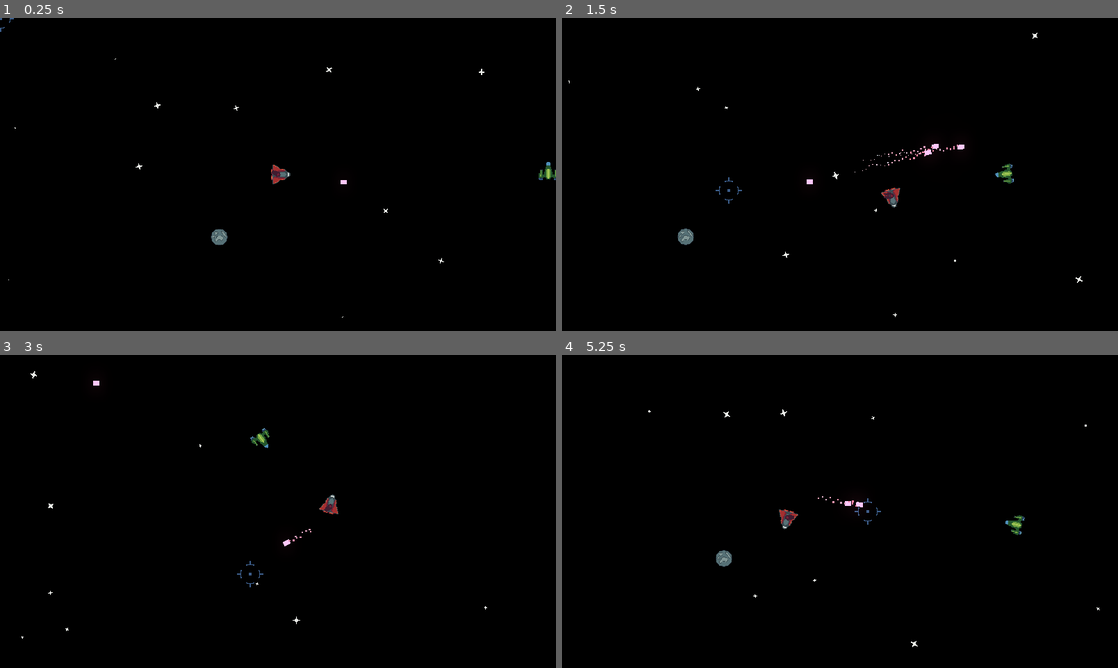
Above: before the commit, frames 1-4 (two rows, left to right).
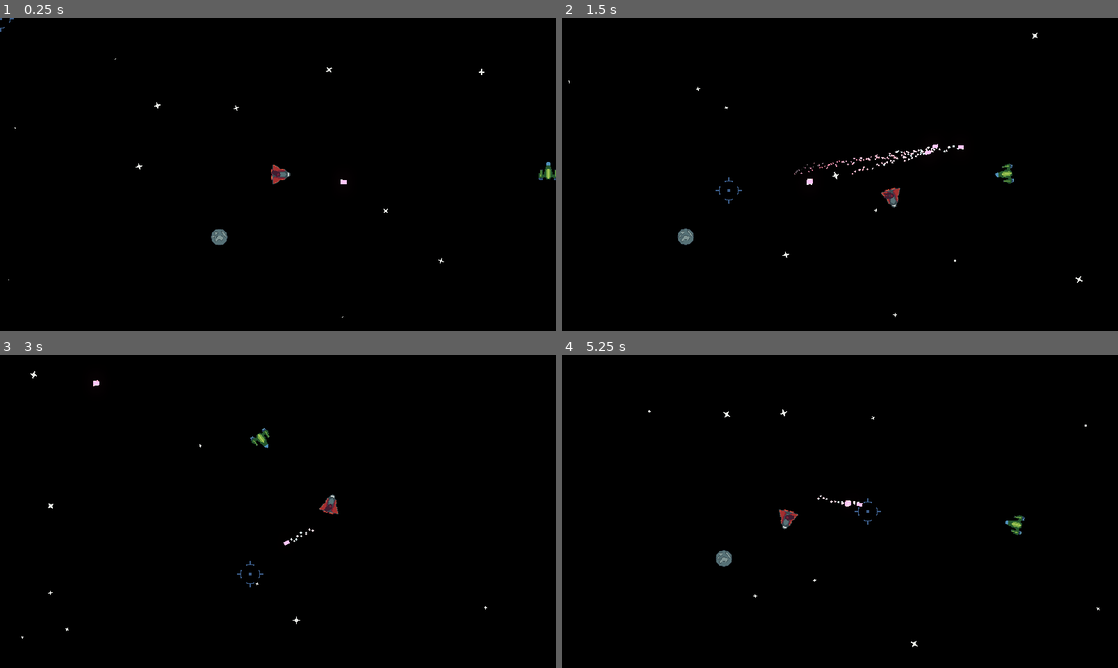
Above: after the commit, the same moments.

Repository: BulsonJ/Space_Shooter
Game: Godot game, scene res://World.tscn
The game is run twice, just before and just after one commit, with the same random seed, the same clock (stepped at 60 frames per second) and the same inputs. The engine's default icon, where the game draws it, is replaced by a stand-in: a white triangle on a blue panel in a dark square.
Inputs (mouse positions are in pixels of both pictures, inside the frame that each line leads up to):
- Up to frame 1 (0.25 s): no input
- Up to frame 2 (1.5 s): move the mouse to (962, 158) at 0.52 s; press the mouse at (962, 158) at 0.53 s; hold D (move_right) 0.53-1.28 s; move the mouse to (728, 190) at 1.27 s; release the mouse at (728, 190) at 1.28 s; hold S (move_down) from 1.28 s (still down); tap 1 (weapon_1) at 1.35 s
- Up to frame 3 (3 s): move the mouse to (333, 442) at 2.02 s; release S (move_down) at 2.03 s; hold D (move_right) 2.03-2.78 s; hold 2 (weapon_2) 2.03-2.78 s; move the mouse to (250, 574) at 2.77 s; hold W (move_up) from 2.78 s (still down); click (250, 574) at 2.85 s
- Up to frame 4 (5.25 s): move the mouse to (1006, 558) at 3.52 s; release W (move_up) at 3.53 s; hold 1 (weapon_1) 3.53-4.28 s; hold A (move_left) 3.53-5.03 s; move the mouse to (673, 464) at 4.27 s; tap 2 (weapon_2) at 4.35 s; move the mouse to (867, 511) at 5.02 s; press the mouse at (867, 511) at 5.03 s; hold S (move_down) from 5.03 s (still down)

The runs differ from the first frame. In frame 1, less than 0.1% of the frame differs, in the area x 61-62%, y 51-52%; in frame 2, 0.2%, in the area x 41-73%, y 40-54%; in frame 3, less than 0.1%; in frame 4, less than 0.1%.

Commit message:
Bullet: Stopped trail being deleted
Bullets now queue_free() after twice the lifetime of the trail particle to ensure that the particles do not disappear while they still have lifetime left.

The bullet is hidden and the collision shape disabled during this time so as not to affect other objects.

Diff:
--- a/Weapons/Cannon/Bullet.gd
+++ b/Weapons/Cannon/Bullet.gd
@@ -8,9 +8,19 @@
 
 func _physics_process(delta: float) -> void:
 	$Trail.rotation = angular_velocity
-	$Trail.speed_scale = linear_velocity.length() /175
+	#$Trail.speed_scale = linear_velocity.length() /175
 
 func _on_Bullet_body_entered(body: Node) -> void:
-	queue_free()
+	#queue_free()
+
+	# Stop particle, delete bullet once particle lifetime is up
+	$Trail.emitting = false
+	var time = ($Trail.lifetime * 2) / $Trail.speed_scale
+	get_tree().create_timer(time).connect("timeout", self, "queue_free")
+
+	# Hide sprite and disable collision so can't be seen while waiting for trail to finish
+	$Sprite.visible = false
+	$CollisionShape2D.disabled = true
+
 	if body.has_method("take_damage"):
 			body.take_damage(weapon_damage)
--- a/Weapons/Cannon/Bullet.tscn
+++ b/Weapons/Cannon/Bullet.tscn
@@ -3,34 +3,32 @@
 [ext_resource path="res://Weapons/Cannon/bullet.png" type="Texture" id=1]
 [ext_resource path="res://Weapons/Cannon/Bullet.gd" type="Script" id=2]
 
-[sub_resource type="RectangleShape2D" id=1]
-extents = Vector2( 2, 2 )
-
 [sub_resource type="Gradient" id=5]
-colors = PoolColorArray( 0.87451, 0.517647, 0.647059, 1, 1, 1, 1, 1 )
+offsets = PoolRealArray( 0, 0.781457, 1 )
+colors = PoolColorArray( 1, 1, 1, 1, 0.87451, 0.517647, 0.647059, 1, 1, 1, 1, 0 )
 
 [sub_resource type="GradientTexture" id=6]
 gradient = SubResource( 5 )
 
 [sub_resource type="Curve" id=3]
-_data = [ Vector2( 0, 1 ), 0.0, 0.0, 0, 0, Vector2( 1, 0 ), 0.0, 0.0, 0, 0 ]
+_data = [ Vector2( 0, 1 ), 0.0, 0.0, 0, 0, Vector2( 1, 0.644318 ), 0.0, 0.0, 0, 0 ]
 
 [sub_resource type="CurveTexture" id=4]
 curve = SubResource( 3 )
 
 [sub_resource type="ParticlesMaterial" id=2]
 emission_shape = 2
-emission_box_extents = Vector3( 0, 4, 1 )
-flag_disable_z = true
+emission_box_extents = Vector3( 4, 4, 1 )
 spread = 20.0
 gravity = Vector3( 0, 0, 0 )
-orbit_velocity = 0.0
-orbit_velocity_random = 0.0
 scale = 3.0
 scale_curve = SubResource( 4 )
 color_ramp = SubResource( 6 )
 hue_variation = 0.02
 hue_variation_random = 1.0
+
+[sub_resource type="RectangleShape2D" id=1]
+extents = Vector2( 5, 3 )
 
 [node name="Bullet" type="RigidBody2D"]
 collision_layer = 4
@@ -41,19 +39,17 @@
 contact_monitor = true
 script = ExtResource( 2 )
 
+[node name="Trail" type="Particles2D" parent="."]
+amount = 64
+lifetime = 0.75
+local_coords = false
+process_material = SubResource( 2 )
+
 [node name="Sprite" type="Sprite" parent="."]
 modulate = Color( 1.5, 1.5, 1.5, 1 )
 texture = ExtResource( 1 )
 
 [node name="CollisionShape2D" type="CollisionShape2D" parent="."]
-visible = false
 shape = SubResource( 1 )
 
-[node name="Trail" type="Particles2D" parent="."]
-position = Vector2( 6, 0 )
-amount = 32
-speed_scale = 2.0
-local_coords = false
-process_material = SubResource( 2 )
-
 [connection signal="body_entered" from="." to="." method="_on_Bullet_body_entered"]
Binary file changed: Weapons/Cannon/bullet.aseprite
Binary file changed: Weapons/Cannon/bullet.png
